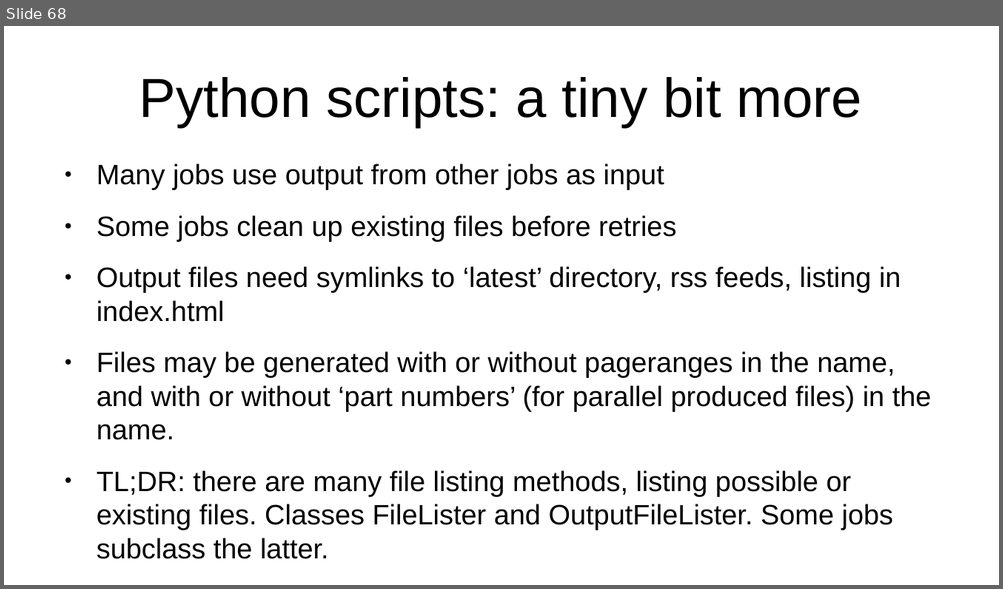
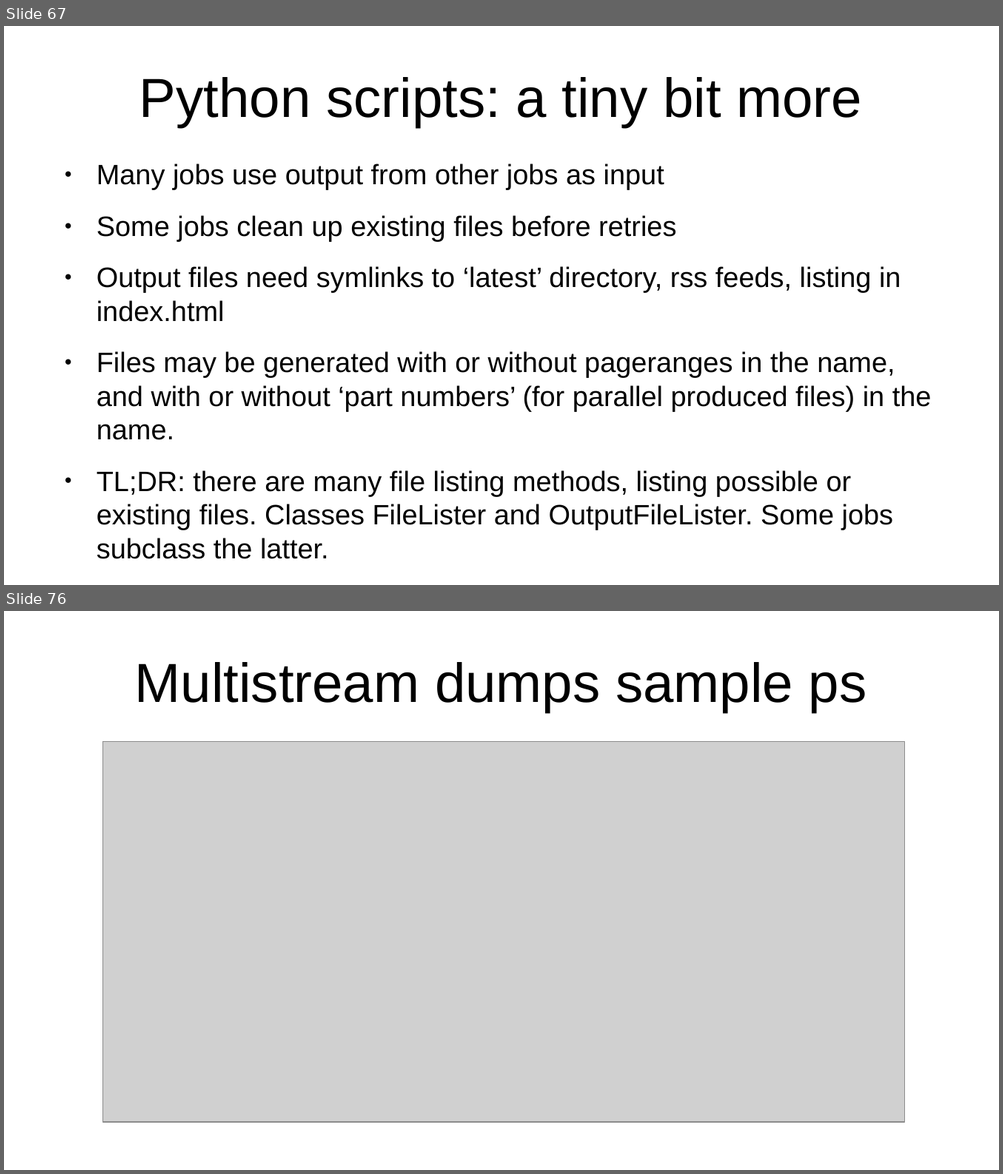
Before and after one commit to apergos/wikitalks, a slide deck: dumps-9-years-compressed.odp. Shown one above the other, each under a label of ours: slide 68 before the commit, slides 67 and 76 after it; the slides between them are not shown. The pictures are 1003x589 and 1003x1174 pixels, drawn with LibreOffice and Linux fonts; fonts in the diff are those of the drawing; grey boxes stand for pictures. Boxes give left, top, right and bottom in pixels: in the first picture for what was removed or moved away, otherwise in the second. Text is boxed around its words. In the diff, an @@ line names an element or a change of style, - is before the commit and + after.

Commit message:
add info about mediawiki scripts to the dumps talk

```diff
--- a/dumps-9-years-compressed.odp
+++ b/dumps-9-years-compressed.odp
@@ slide 76 added at (x1=4, y1=611, x2=999, y2=1170), background #FFFFFF @@
@@ title added at (x1=135, y1=662, x2=867, y2=712), 44 pt, text #000000 @@
+Multistream dumps sample ps
@@ picture added at (x1=103, y1=742, x2=905, y2=1123) @@
@@ what was slide 68 is now slide 67 @@
```
Also in this commit, not shown: 8 other slides added.
